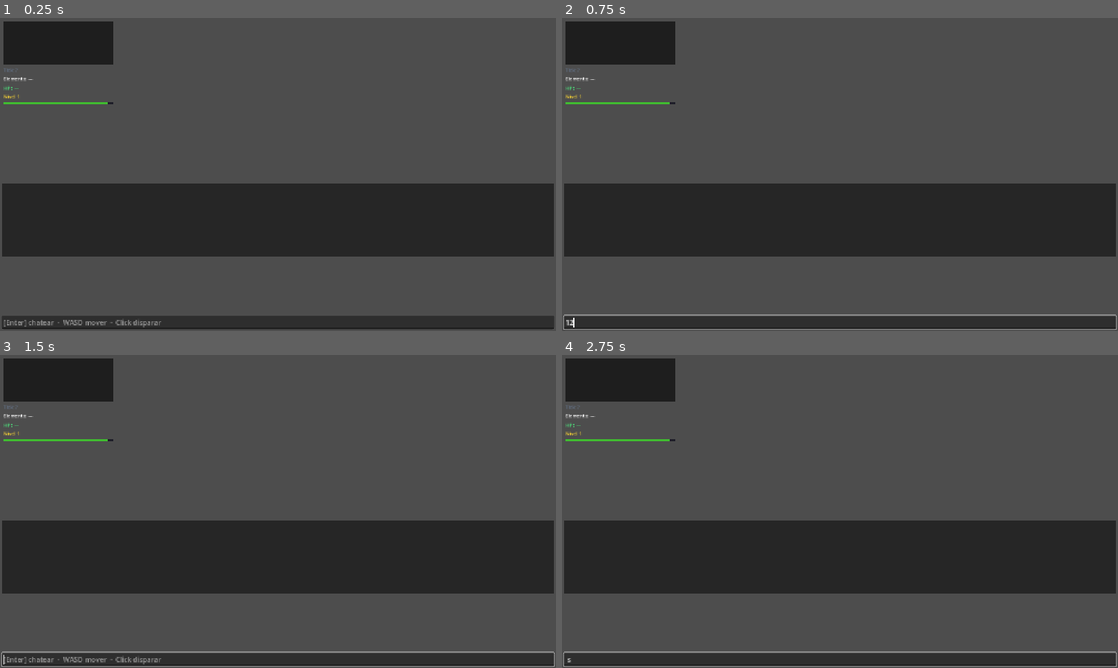
Above: before the commit, frames 1-4 (two rows, left to right).
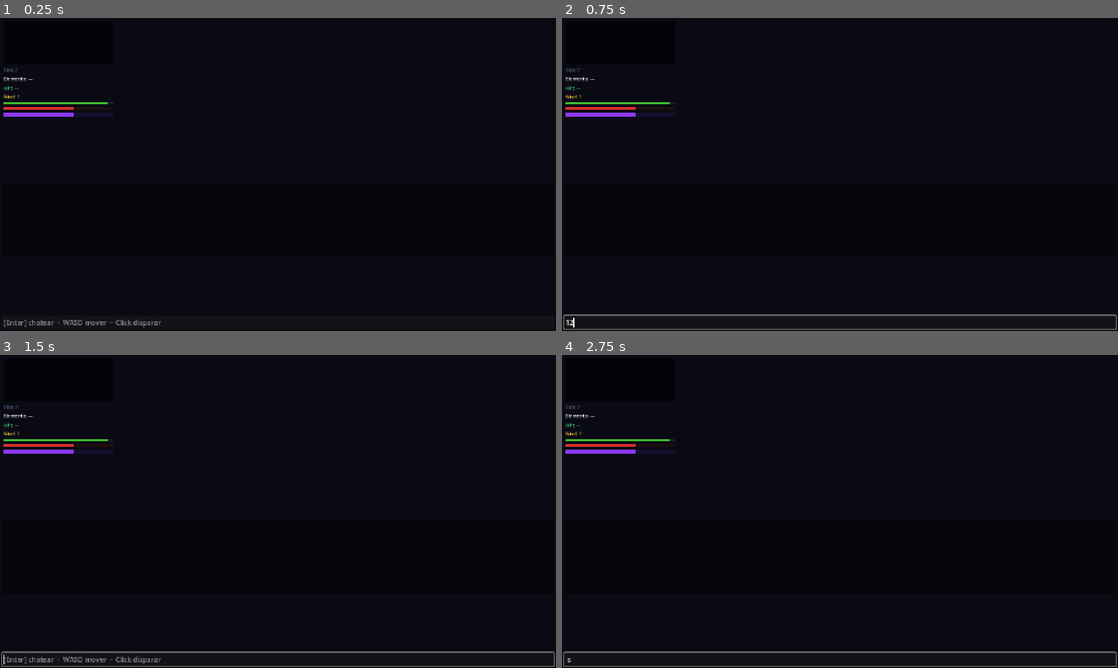
Above: after the commit, the same moments.

Repository: kvinng/elements
Game: Godot game, scene res://scenes/Game.tscn
Same seed, same stepped clock (60 frames per second), same inputs: the game is played once before the commit and once after it. This scene is started directly instead of the project's main scene.
Inputs (mouse positions are in pixels of both pictures, inside the frame that each line leads up to):
- Up to frame 1 (0.25 s): no input
- Up to frame 2 (0.75 s): click (840, 321) at 0.52 s; type "12" at 0.6 s
- Up to frame 3 (1.5 s): tap Enter (chat) at 1.25 s; move the mouse to (400, 495) at 1.27 s; hold D (move_right) from 1.28 s (still down); hold Enter (chat) from 1.28 s (still down)
- Up to frame 4 (2.75 s): tap Space at 2 s; move the mouse to (728, 527) at 2.02 s; release D (move_right) at 2.03 s; release Enter (chat) at 2.03 s; hold S (move_down) from 2.03 s (still down); click (728, 527) at 2.1 s

The runs differ from the first frame. In frame 1, 99% of the frame differs, in the area x 0-100%, y 0-100%; in frame 2, 99%; in frame 3, 99%; in frame 4, 99%.

Commit message:
feat: multi-bioma (lava/earth), HUD bars, fix centrado nombres y tileset scale
- Biomas: lava.jpg+lava.json (volcánico) y earth.jpg+earth.json (desierto)
  generados con IA Gemini, 32×32px; rotación determinista por seed % 3
- TileLoader: escala automática TILE_SIZE/tile_size (16px→×2, 32px→×1)
- HUD: barras HP + Chi creadas en código; Chi cambia color por elemento
- Nombre+nivel en una línea "Name Lvl 99"; <Avatar> en dorado sobre element=0
- Nombres y HP bars centrados con get_string_size() manual
- Network.gd: timeout 10s, lambda en lugar de .bind(), 127.0.0.1 explícito
- Lobby.gd: estado _set_busy() con "Conectando..." mientras espera auth
- .assets: fuentes originales Gemini + JSON de análisis de coordenadas
- seed=43 activo → bioma lava (pendiente verificar rendering en Godot)

Co-Authored-By: Claude Sonnet 4.6 <noreply@anthropic.com>

Diff:
--- /dev/null
+++ b/client/assets/dungeon/earth.json
@@ -0,0 +1,18 @@
+{
+  "texture_file": "earth.jpg",
+  "tile_size": 32,
+  "source_id": 0,
+  "tiles": {
+    "suelo_gris":            [4, 0],
+    "suelo_gris_decorativo": [5, 0],
+    "suelo_piedra_interior": [6, 0],
+    "pared_top":             [7, 0],
+    "pared_front":           [7, 0],
+    "pared_izq":             [9, 0],
+    "pared_der":             [7, 0],
+    "esquina_top_izq":       [9, 0],
+    "esquina_top_der":       [7, 0],
+    "stairs_front":          [4, 2],
+    "path_sand":             [5, 2]
+  }
+}
--- /dev/null
+++ b/client/assets/dungeon/lava.json
@@ -0,0 +1,22 @@
+{
+  "texture_file": "lava.jpg",
+  "tile_size": 32,
+  "source_id": 0,
+  "tiles": {
+    "suelo_gris":            [5,  0],
+    "suelo_gris_decorativo": [6,  0],
+    "suelo_piedra_interior": [8,  0],
+    "pared_top":             [14, 0],
+    "pared_front":           [14, 0],
+    "pared_izq":             [13, 0],
+    "pared_der":             [15, 0],
+    "esquina_top_izq":       [13, 0],
+    "esquina_top_der":       [15, 0],
+    "stairs_left":           [13, 2],
+    "stairs_center":         [14, 2],
+    "stairs_right":          [15, 2],
+    "lava_pool":             [11, 3],
+    "lava_stream_h":         [9,  0],
+    "lava_stream_v":         [11, 0]
+  }
+}
--- a/client/assets/dungeon/walls_floor.json
+++ b/client/assets/dungeon/walls_floor.json
@@ -3,25 +3,14 @@
   "tile_size": 16,
   "source_id": 0,
   "tiles": {
-    "suelo_gris":             [9, 6],
-    "suelo_gris_decorativo":  [8, 6],
-    "suelo_piedra_interior":  [1, 1],
-    "pared_top":              [1, 0],
-    "pared_front":            [1, 2],
-    "pared_izq":              [0, 1],
-    "pared_der":              [2, 1],
-    "esquina_top_izq":        [0, 0],
-    "esquina_top_der":        [2, 0],
-    "escalera_frente":        [1, 7],
-    "escalera_top":           [0, 7],
-    "escalera_plataforma":    [7, 5],
-    "puerta_madera_top":      [6, 18],
-    "puerta_madera_bottom":   [6, 19],
-    "puerta_abierta_top":     [3, 18],
-    "puerta_abierta_bottom":  [3, 19],
-    "reja_cerrada_top":       [8, 18],
-    "reja_cerrada_bottom":    [8, 19],
-    "reja_abierta_top":       [10, 18],
-    "reja_abierta_bottom":    [10, 19]
+    "suelo_gris":            [9,  6],
+    "suelo_gris_decorativo": [10, 6],
+    "suelo_piedra_interior": [1,  1],
+    "pared_top":             [2,  1],
+    "pared_front":           [1,  2],
+    "pared_izq":             [1,  4],
+    "pared_der":             [3,  4],
+    "esquina_top_izq":       [1,  3],
+    "esquina_top_der":       [3,  3]
   }
 }
--- a/client/scripts/Game.gd
+++ b/client/scripts/Game.gd
@@ -65,12 +65,20 @@
 var _entities: Dictionary = {}
 var _firing: bool = false
 var _input_timer: float = 0.0
+var _el_power: float = 1.0        # 0..1, placeholder hasta que el server lo envíe
 
 # SpriteFrames compartidos (buildeados una vez, reutilizados por todas las entidades)
 var _frames_player: SpriteFrames
 var _frames_mob:    SpriteFrames
 
+# Barras de HUD creadas en código
+var _hp_bar_bg:  ColorRect
+var _hp_bar_fill: ColorRect
+var _chi_bar_bg:  ColorRect
+var _chi_bar_fill: ColorRect
+
 func _ready() -> void:
+	RenderingServer.set_default_clear_color(Color(0.04, 0.04, 0.08))
 	Network.connected.connect(_on_connected)
 	Network.snapshot_received.connect(_on_snapshot)
 	Network.map_received.connect(_on_map)
@@ -78,6 +86,7 @@
 	Network.disconnected.connect(_on_disconnected)
 	chat_input.text_submitted.connect(_send_chat)
 	_build_sprite_frames()
+	_build_hud_bars()
 
 # ── Sprites ────────────────────────────────────────────────────────────────────
 
@@ -114,6 +123,33 @@
 		sf.add_frame("walk", at)
 	return sf
 
+# ── HUD bars (creadas en código para no tocar la escena) ─────────────────────
+
+func _build_hud_bars() -> void:
+	var stats := $HUD/Stats
+
+	# ── Barra de HP ───────────────────────────────────────────────────────────
+	_hp_bar_bg = ColorRect.new()
+	_hp_bar_bg.color = Color(0.12, 0.06, 0.06)
+	_hp_bar_bg.custom_minimum_size = Vector2(160, 10)
+	stats.add_child(_hp_bar_bg)
+
+	_hp_bar_fill = ColorRect.new()
+	_hp_bar_fill.color = Color(0.85, 0.18, 0.18)
+	_hp_bar_fill.size = Vector2(160, 10)
+	_hp_bar_bg.add_child(_hp_bar_fill)
+
+	# ── Barra de Chi (energía elemental) ──────────────────────────────────────
+	_chi_bar_bg = ColorRect.new()
+	_chi_bar_bg.color = Color(0.08, 0.06, 0.18)
+	_chi_bar_bg.custom_minimum_size = Vector2(160, 10)
+	stats.add_child(_chi_bar_bg)
+
+	_chi_bar_fill = ColorRect.new()
+	_chi_bar_fill.color = Color(0.55, 0.22, 0.95)
+	_chi_bar_fill.size = Vector2(160, 10)
+	_chi_bar_bg.add_child(_chi_bar_fill)
+
 # ── Mapa del dungeon ──────────────────────────────────────────────────────────
 
 func _on_map(data: Dictionary) -> void:
@@ -134,17 +170,20 @@
 		return
 	var sid := TileLoader.source_id(mapping)
 	var tile_set := TileLoader.build_tileset(mapping)
+	# Scale so every tile renders at TILE_SIZE px regardless of source tile_size.
+	var ts_size: int = mapping.get("_meta", {}).get("tile_size", 16)
+	var ts_scale := float(TILE_SIZE) / float(ts_size)
 
 	# ── Capa de suelo ──────────────────────────────────────────────────────
 	var floor_layer := TileMapLayer.new()
 	floor_layer.tile_set = tile_set
-	floor_layer.scale    = Vector2(2.0, 2.0)
+	floor_layer.scale    = Vector2(ts_scale, ts_scale)
 	dungeon_root.add_child(floor_layer)
 
 	# ── Capa de muros (encima del suelo) ───────────────────────────────────
 	var wall_layer := TileMapLayer.new()
 	wall_layer.tile_set = tile_set
-	wall_layer.scale    = Vector2(2.0, 2.0)
+	wall_layer.scale    = Vector2(ts_scale, ts_scale)
 	dungeon_root.add_child(wall_layer)
 
 	# ── Pintar tiles ───────────────────────────────────────────────────────
@@ -258,8 +297,18 @@
 		var xp: int      = int(e.get("xp",      0))
 		var xp_next: int = int(e.get("xp_next", 50))
 		lv_label.text = tr("HUD_LEVEL") % lv
-		var ratio := clampf(float(xp) / float(max(xp_next, 1)), 0.0, 1.0)
-		xp_bar_fill.size.x = xp_bar_bg.size.x * ratio
+		var xp_ratio := clampf(float(xp) / float(max(xp_next, 1)), 0.0, 1.0)
+		xp_bar_fill.size.x = xp_bar_bg.size.x * xp_ratio
+		# Barra HP
+		if _hp_bar_bg and _hp_bar_fill:
+			var hp_ratio := clampf(float(hp) / float(max(max_hp, 1)), 0.0, 1.0)
+			_hp_bar_fill.size.x = _hp_bar_bg.size.x * hp_ratio
+			_hp_bar_fill.color = Color(0.85, 0.18, 0.18) if hp_ratio > 0.25 else Color(0.95, 0.5, 0.1)
+		# Barra Chi — color varía con el elemento
+		if _chi_bar_bg and _chi_bar_fill:
+			var el_col: Color = EL_COLOR[el_idx] if el_idx < EL_COLOR.size() else Color(0.55, 0.22, 0.95)
+			_chi_bar_fill.color = el_col
+			_chi_bar_fill.size.x = _chi_bar_bg.size.x * _el_power
 
 # ── Draw (HP bar, nombre, proyectiles, items) ─────────────────────────────────
 
@@ -273,16 +322,18 @@
 	var color: Color = EL_COLOR[el] if el < EL_COLOR.size() else Color.WHITE
 
 	match kind:
-		0:  # Jugador — nivel arriba, nombre abajo, HP bar al fondo
-			var font := ThemeDB.fallback_font
+		0:  # Jugador — "Name Lvl 99" en una línea, HP bar debajo
+			var font   := ThemeDB.fallback_font
 			var lv: int = node.get_meta("lv", 1)
-			# Nivel (oro) — línea superior, centrado
-			node.draw_string(font, Vector2(0, -PLAYER_R - 30), tr("HUD_LV_SHORT") % lv,
-					HORIZONTAL_ALIGNMENT_CENTER, -1, 8,
-					Color(1.0, 0.85, 0.2))
-			# Nombre — línea inferior, blanco si soy yo, color del elemento si es otro
-			node.draw_string(font, Vector2(0, -PLAYER_R - 20), ename,
-					HORIZONTAL_ALIGNMENT_CENTER, -1, 9,
+			var name_line := "%s Lvl %d" % [ename, lv]
+			# <Avatar> encima si el elemento es None (domina todos)
+			if el == 0:
+				var aw := font.get_string_size("<Avatar>", HORIZONTAL_ALIGNMENT_LEFT, -1, 11).x
+				node.draw_string(font, Vector2(-aw * 0.5, -PLAYER_R - 34), "<Avatar>",
+						HORIZONTAL_ALIGNMENT_LEFT, -1, 11, Color(1.0, 0.85, 0.2))
+			var nw := font.get_string_size(name_line, HORIZONTAL_ALIGNMENT_LEFT, -1, 12).x
+			node.draw_string(font, Vector2(-nw * 0.5, -PLAYER_R - 21), name_line,
+					HORIZONTAL_ALIGNMENT_LEFT, -1, 12,
 					Color.WHITE if is_me else color)
 			_draw_hp_bar(node, PLAYER_R + 12.0, hp, max_hp)
 
@@ -294,8 +345,10 @@
 		2:  # Mob — HP bar y nivel
 			var mob_lv: int = node.get_meta("lv", 1)
 			var font := ThemeDB.fallback_font
-			node.draw_string(font, Vector2(0, -PLAYER_R - 22),
-					tr("HUD_LV_SHORT") % mob_lv, HORIZONTAL_ALIGNMENT_CENTER, -1, 9, color)
+			var mob_text := "Lvl %d" % mob_lv
+			var mw := font.get_string_size(mob_text, HORIZONTAL_ALIGNMENT_LEFT, -1, 12).x
+			node.draw_string(font, Vector2(-mw * 0.5, -PLAYER_R - 22),
+					mob_text, HORIZONTAL_ALIGNMENT_LEFT, -1, 12, color)
 			_draw_hp_bar(node, PLAYER_R + 8.0, hp, max_hp)
 
 		3:  # Item — orbe verde animado
--- a/client/scripts/Lobby.gd
+++ b/client/scripts/Lobby.gd
@@ -79,22 +79,30 @@
 	if password.is_empty():
 		_show_error(tr("LOBBY_ERR_PASS_EMPTY"))
 		return
-	_busy = true
-	enter_btn.disabled = true
-	error_label.visible = false
+	_set_busy(true)
 
 	if _mode == "login":
 		Network.login(player_name, password)
 	else:
 		Network.register(player_name, password, _selected_element)
 
+func _set_busy(busy: bool) -> void:
+	_busy = busy
+	enter_btn.disabled = busy
+	mode_btn.disabled  = busy
+	name_input.editable = not busy
+	pass_input.editable = not busy
+	enter_btn.text = tr("LOBBY_CONNECTING") if busy else (
+		tr("LOBBY_BTN_REGISTER") if _mode == "register" else tr("LOBBY_BTN_LOGIN"))
+	if busy:
+		error_label.visible = false
+
 func _on_auth_success(_player_data: Dictionary) -> void:
 	Network.connect_ws()
 	get_tree().change_scene_to_file("res://scenes/Game.tscn")
 
 func _on_auth_failed(error: String) -> void:
-	_busy = false
-	enter_btn.disabled = false
+	_set_busy(false)
 	_show_error(error)
 
 func _show_error(msg: String) -> void:
--- a/client/scripts/Network.gd
+++ b/client/scripts/Network.gd
@@ -9,8 +9,8 @@
 signal chat_received(entity_id: int, player_name: String, text: String)
 signal disconnected()
 
-const BASE_URL := "http://localhost:8080"
-const WS_URL   := "ws://localhost:8080/ws"
+const BASE_URL := "http://127.0.0.1:8080"
+const WS_URL   := "ws://127.0.0.1:8080/ws"
 
 # Mapeo error_code del servidor → clave de tr().
 # Añadir aquí cualquier código nuevo que el servidor devuelva.
@@ -29,19 +29,17 @@
 # ── Auth REST ─────────────────────────────────────────────────────────────────
 
 func login(player_name: String, password: String) -> void:
-	_post("/api/auth/login",
-		{"name": player_name, "password": password},
-		_on_auth_response)
+	_post("/api/auth/login", {"name": player_name, "password": password})
 
 func register(player_name: String, password: String, element: String) -> void:
-	_post("/api/auth/register",
-		{"name": player_name, "password": password, "element": element},
-		_on_auth_response)
+	_post("/api/auth/register", {"name": player_name, "password": password, "element": element})
 
-func _post(path: String, body: Dictionary, callback: Callable) -> void:
+func _post(path: String, body: Dictionary) -> void:
 	var http := HTTPRequest.new()
+	http.timeout = 10.0
 	add_child(http)
-	http.request_completed.connect(callback.bind(http))
+	http.request_completed.connect(func(result, code, headers, body_bytes):
+		_on_auth_response(result, code, headers, body_bytes, http))
 	var err := http.request(
 		BASE_URL + path,
 		["Content-Type: application/json"],
@@ -50,25 +48,27 @@
 	)
 	if err != OK:
 		http.queue_free()
-		emit_signal("auth_failed", tr("ERR_CONNECT_FAILED"))
+		auth_failed.emit(tr("ERR_CONNECT_FAILED"))
 
 func _on_auth_response(result: int, response_code: int, _headers: PackedStringArray,
 		body: PackedByteArray, http: HTTPRequest) -> void:
 	http.queue_free()
 	if result != HTTPRequest.RESULT_SUCCESS:
-		emit_signal("auth_failed", tr("ERR_NETWORK"))
+		push_warning("Network: HTTP falló result=%d" % result)
+		auth_failed.emit(tr("ERR_NETWORK"))
 		return
 	var data = JSON.parse_string(body.get_string_from_utf8())
 	if data == null:
-		emit_signal("auth_failed", tr("ERR_INVALID_RESPONSE"))
+		push_warning("Network: respuesta no es JSON: %s" % body.get_string_from_utf8())
+		auth_failed.emit(tr("ERR_INVALID_RESPONSE"))
 		return
 	if response_code >= 400:
 		var code: String = data.get("error_code", "")
 		var tr_key: String = ERROR_CODE_KEY.get(code, "ERR_UNKNOWN")
-		emit_signal("auth_failed", tr(tr_key))
+		auth_failed.emit(tr(tr_key))
 		return
 	_token = data.get("token", "")
-	emit_signal("auth_success", data)
+	auth_success.emit(data)
 
 # ── WebSocket ─────────────────────────────────────────────────────────────────
 
--- a/client/scripts/TileLoader.gd
+++ b/client/scripts/TileLoader.gd
@@ -77,7 +77,7 @@
 			seen[k] = true
 
 	var ts := TileSet.new()
-	ts.tile_size = Vector2i(tile_size * 2, tile_size * 2)  # escala ×2 para mundo 32px
+	ts.tile_size = Vector2i(tile_size, tile_size)
 	ts.add_source(atlas, source_id)
 	return ts
 
Binary file added: client/assets/dungeon/earth.jpg
Binary file added: client/assets/dungeon/lava.jpg
Not shown, changed: client/i18n/en.po
Not shown, changed: client/i18n/es.po
Not shown, added: .assets/Gemini_Generated_Image_Earth.jpg
Not shown, added: .assets/Gemini_Generated_Image_Tilset.jpg
Not shown, added: .assets/Gemini_Generated_Image_VOLCANO.jpg
Not shown, added: .assets/Gemini_Generated_Image_VOLCANO.json
Not shown, added: .assets/desert_earth_kingdom_tileset.json
Not shown, changed: server/cmd/server/main.go
Not shown, changed: server/internal/world/world.go
